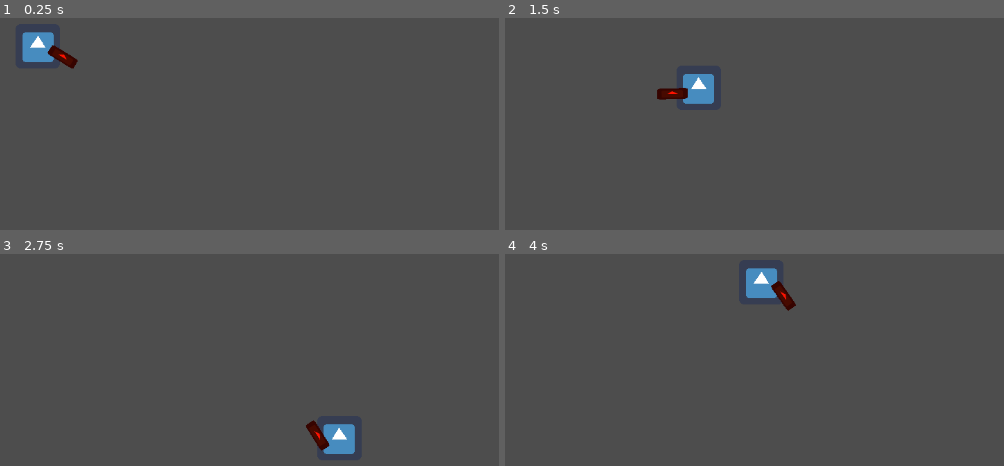
Above: before the commit, frames 1-4 (two rows, left to right).
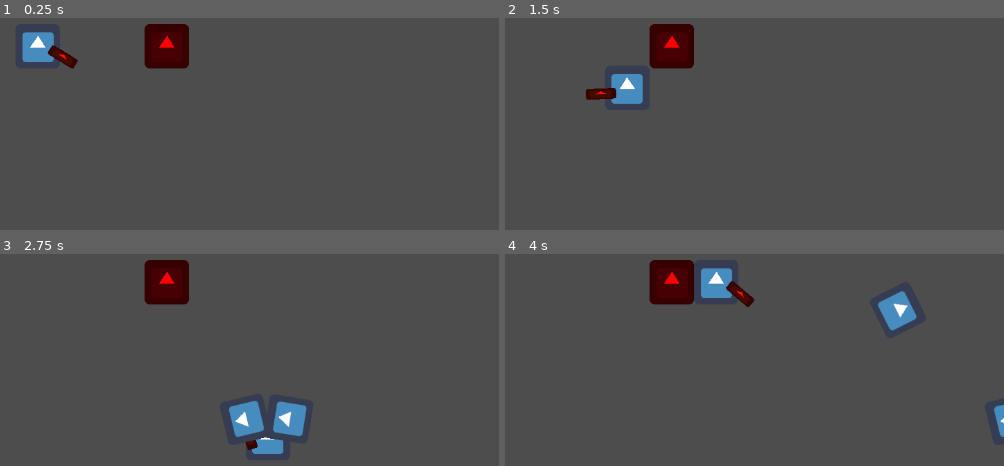
Above: after the commit, the same moments.

Repository: udison/tcc-project
Game: Godot game, scene res://scenes/worlds/world_test.tscn
Two runs of this game, one before a commit and one after it. Both use one fixed random seed, a clock stepped at 60 frames per second and the inputs below. The engine's default icon, where the game draws it, is replaced by a stand-in: a white triangle on a blue panel in a dark square.
Inputs (mouse positions are in pixels of both pictures, inside the frame that each line leads up to):
- Up to frame 1 (0.25 s): no input
- Up to frame 2 (1.5 s): tap Enter at 0.5 s; move the mouse to (779, 56) at 0.52 s; press the mouse at (779, 56) at 0.53 s; hold D (right) 0.53-1.28 s; move the mouse to (outside the picture) at 1.27 s; release the mouse at (outside the picture) at 1.28 s; hold S (down) from 1.28 s (still down); click (outside the picture) at 1.35 s
- Up to frame 3 (2.75 s): move the mouse to (outside the picture) at 2.02 s; release S (down) at 2.03 s; press the mouse at (outside the picture) at 2.03 s; hold D (right) from 2.03 s (still down)
- Up to frame 4 (4 s): move the mouse to (564, 404) at 2.77 s; release D (right) at 2.78 s; release the mouse at (564, 404) at 2.78 s; hold W (up) 2.78-3.53 s; click (564, 404) at 2.85 s; move the mouse to (844, 383) at 3.52 s; press the mouse at (844, 383) at 3.53 s; hold A (left) from 3.53 s (still down)

The runs differ from the first frame. In frame 1, 1.9% of the frame differs, in the area x 28-38%, y 2-25%; in frame 2, 4.2%; in frame 3, 5.3%, in the area x 28-72%, y 2-95%; in frame 4, 5.3%.

Commit message:
added shoot mechanic and enemy

Diff:
--- a/project.godot
+++ b/project.godot
@@ -9,10 +9,20 @@
 config_version=5
 
 _global_script_classes=[{
+"base": "Node2D",
+"class": &"Bullet",
+"language": &"GDScript",
+"path": "res://scripts/combat/Bullet.gd"
+}, {
+"base": "Node2D",
+"class": &"Entity",
+"language": &"GDScript",
+"path": "res://scripts/characters/Entity.gd"
+}, {
 "base": "CharacterBody2D",
 "class": &"Player",
 "language": &"GDScript",
-"path": "res://scripts/player/Player.gd"
+"path": "res://scripts/characters/Player.gd"
 }, {
 "base": "Node2D",
 "class": &"Weapon",
@@ -20,6 +30,8 @@
 "path": "res://scripts/combat/Weapon.gd"
 }]
 _global_script_class_icons={
+"Bullet": "",
+"Entity": "",
 "Player": "",
 "Weapon": ""
 }
@@ -30,6 +42,10 @@
 run/main_scene="res://scenes/worlds/world_test.tscn"
 config/icon="res://icon.png"
 config/features=PackedStringArray("4.0", "Vulkan Clustered")
+
+[autoload]
+
+PhysicsLayers="*res://scripts/gameplay/PhysicsLayers.gd"
 
 [input]
 
@@ -63,3 +79,9 @@
 "events": [Object(InputEventKey,"resource_local_to_scene":false,"resource_name":"","device":0,"window_id":0,"store_comm …(186 unchanged characters)…
 ]
 }
+
+[layer_names]
+
+2d_physics/layer_1="Player"
+2d_physics/layer_2="Enemies"
+2d_physics/layer_3="World"
--- /dev/null
+++ b/scenes/characters/Enemy.tscn
@@ -0,0 +1,19 @@
+[gd_scene load_steps=4 format=3 uid="uid://xnxtmpg4hp2p"]
+
+[ext_resource type="Script" path="res://scripts/characters/Enemy.gd" id="1_agmy0"]
+[ext_resource type="Texture2D" uid="uid://xqtpewd10cdn" path="res://icon.png" id="1_tctx1"]
+
+[sub_resource type="RectangleShape2D" id="RectangleShape2D_lu03s"]
+size = Vector2(64, 64)
+
+[node name="Enemy" type="CharacterBody2D"]
+collision_layer = 2
+collision_mask = 5
+script = ExtResource( "1_agmy0" )
+
+[node name="Sprite" type="Sprite2D" parent="."]
+modulate = Color(1, 0, 0.0156863, 1)
+texture = ExtResource( "1_tctx1" )
+
+[node name="CollisionShape" type="CollisionShape2D" parent="."]
+shape = SubResource( "RectangleShape2D_lu03s" )
--- a/scenes/characters/Player.tscn
+++ b/scenes/characters/Player.tscn
@@ -1,6 +1,6 @@
-[gd_scene load_steps=5 format=3 uid="uid://dou0msrn8yfrk"]
+[gd_scene load_steps=5 format=3 uid="uid://daosa1stp7suf"]
 
-[ext_resource type="Script" path="res://scripts/player/Player.gd" id="1_4jtyd"]
+[ext_resource type="Script" path="res://scripts/characters/Player.gd" id="1_dj402"]
 [ext_resource type="Texture2D" uid="uid://xqtpewd10cdn" path="res://icon.png" id="2_22fre"]
 [ext_resource type="PackedScene" uid="uid://ctsx0pok1eoi0" path="res://scenes/weapons/Weapon.tscn" id="3_x4aqg"]
 
@@ -8,7 +8,8 @@
 size = Vector2(64, 64)
 
 [node name="Player" type="CharacterBody2D"]
-script = ExtResource( "1_4jtyd" )
+collision_mask = 6
+script = ExtResource( "1_dj402" )
 
 [node name="Sprite" type="Sprite2D" parent="."]
 texture = ExtResource( "2_22fre" )
--- /dev/null
+++ b/scenes/weapons/Bullet.tscn
@@ -0,0 +1,22 @@
+[gd_scene load_steps=4 format=3 uid="uid://cwenxq7brxuot"]
+
+[ext_resource type="Texture2D" uid="uid://xqtpewd10cdn" path="res://icon.png" id="1_ehuey"]
+[ext_resource type="Script" path="res://scripts/combat/Bullet.gd" id="1_nqvo2"]
+
+[sub_resource type="CircleShape2D" id="CircleShape2D_prrmr"]
+radius = 32.0156
+
+[node name="Bullet" type="Node2D"]
+script = ExtResource( "1_nqvo2" )
+
+[node name="Sprite" type="Sprite2D" parent="."]
+texture = ExtResource( "1_ehuey" )
+
+[node name="Area" type="Area2D" parent="."]
+collision_layer = 0
+collision_mask = 0
+
+[node name="CollisionShape" type="CollisionShape2D" parent="Area"]
+shape = SubResource( "CircleShape2D_prrmr" )
+
+[connection signal="body_entered" from="Area" to="." method="_on_body_entered"]
--- a/scenes/weapons/Weapon.tscn
+++ b/scenes/weapons/Weapon.tscn
@@ -1,10 +1,12 @@
-[gd_scene load_steps=3 format=3 uid="uid://ctsx0pok1eoi0"]
+[gd_scene load_steps=4 format=3 uid="uid://ctsx0pok1eoi0"]
 
 [ext_resource type="Script" path="res://scripts/combat/Weapon.gd" id="1_siwdi"]
 [ext_resource type="Texture2D" uid="uid://xqtpewd10cdn" path="res://icon.png" id="2_cfyvn"]
+[ext_resource type="PackedScene" uid="uid://cwenxq7brxuot" path="res://scenes/weapons/Bullet.tscn" id="2_x7cbe"]
 
 [node name="Weapon" type="Node2D"]
 script = ExtResource( "1_siwdi" )
+bullet_scene = ExtResource( "2_x7cbe" )
 
 [node name="Sprite" type="Sprite2D" parent="."]
 modulate = Color(1, 0.0705882, 0, 1)
--- a/scenes/worlds/world_test.tscn
+++ b/scenes/worlds/world_test.tscn
@@ -1,8 +1,12 @@
-[gd_scene load_steps=2 format=3 uid="uid://d1jy5du5d07cd"]
+[gd_scene load_steps=3 format=3 uid="uid://d1jy5du5d07cd"]
 
-[ext_resource type="PackedScene" uid="uid://dou0msrn8yfrk" path="res://scenes/characters/Player.tscn" id="1_ejp24"]
+[ext_resource type="PackedScene" uid="uid://daosa1stp7suf" path="res://scenes/characters/Player.tscn" id="1_ejp24"]
+[ext_resource type="PackedScene" uid="uid://xnxtmpg4hp2p" path="res://scenes/characters/Enemy.tscn" id="2_n2jf5"]
 
 [node name="World" type="Node2D"]
 
 [node name="Player" parent="." instance=ExtResource( "1_ejp24" )]
 position = Vector2(487, 276)
+
+[node name="Enemy" parent="." instance=ExtResource( "2_n2jf5" )]
+position = Vector2(673, 276)
--- /dev/null
+++ b/scripts/characters/Enemy.gd
@@ -0,0 +1,11 @@
+extends Entity
+
+
+# Called when the node enters the scene tree for the first time.
+func _ready():
+	pass # Replace with function body.
+
+
+# Called every frame. 'delta' is the elapsed time since the previous frame.
+func _process(delta):
+	pass
--- /dev/null
+++ b/scripts/characters/Entity.gd
@@ -0,0 +1,15 @@
+extends Node2D
+class_name Entity
+
+@export var health: float = 100.0
+
+func take_damage(amount: float):
+	print(str(name) + ' taking ' + str(amount) + ' damage')
+	health -= amount
+
+	if health <= 0:
+		die()
+
+func die():
+	print(str(name) + ' dying')
+	queue_free()
--- /dev/null
+++ b/scripts/combat/Bullet.gd
@@ -0,0 +1,27 @@
+extends Node2D
+class_name Bullet
+
+@export var DAMAGE: float = 25.0
+@export var VELOCITY: float = 5.0
+
+@onready var area: Area2D = $Area
+
+var shot_by_player: bool = false
+
+func _ready():
+	var new_collision_mask: int = 0
+	if shot_by_player:
+		new_collision_mask = PhysicsLayers.WORLD | PhysicsLayers.ENEMIES
+	else:
+		new_collision_mask = PhysicsLayers.WORLD | PhysicsLayers.PLAYER
+
+	print(1 | 5)
+	area.set_collision_mask(new_collision_mask)
+
+func _physics_process(delta):
+	position += Vector2.RIGHT * VELOCITY
+
+func _on_body_entered(body):
+	if body is Entity:
+		body.take_damage(DAMAGE)
+		queue_free()
--- a/scripts/combat/Weapon.gd
+++ b/scripts/combat/Weapon.gd
@@ -5,6 +5,7 @@
 @export var mag_size: int = 30
 @export var fire_rate: float = 100.0 # Bullets per minute
 @export var reload_time: float = 2.0 # In seconds
+@export var bullet_scene: PackedScene
 
 var ammo: int = mag_size
 var can_shoot: bool = true
@@ -40,7 +41,12 @@
 	if !can_shoot or ammo <= 0:
 		return
 
-	print('BANG')
+	var bullet_instance = bullet_scene.instantiate()
+	bullet_instance.global_position = muzzle.global_position
+	bullet_instance.global_rotation = muzzle.global_rotation
+	bullet_instance.shot_by_player = true
+	get_tree().current_scene.add_child(bullet_instance)
+
 	can_shoot = false
 
 	if ammo > 0:
--- /dev/null
+++ b/scripts/gameplay/PhysicsLayers.gd
@@ -0,0 +1,9 @@
+extends Node
+
+const NONE = 0
+const PLAYER = 1
+const ENEMIES = 2
+const WORLD = 4
+
+func get_layermask_by_player():
+	return
Renamed: scripts/player/Player.gd -> scripts/characters/Player.gd
